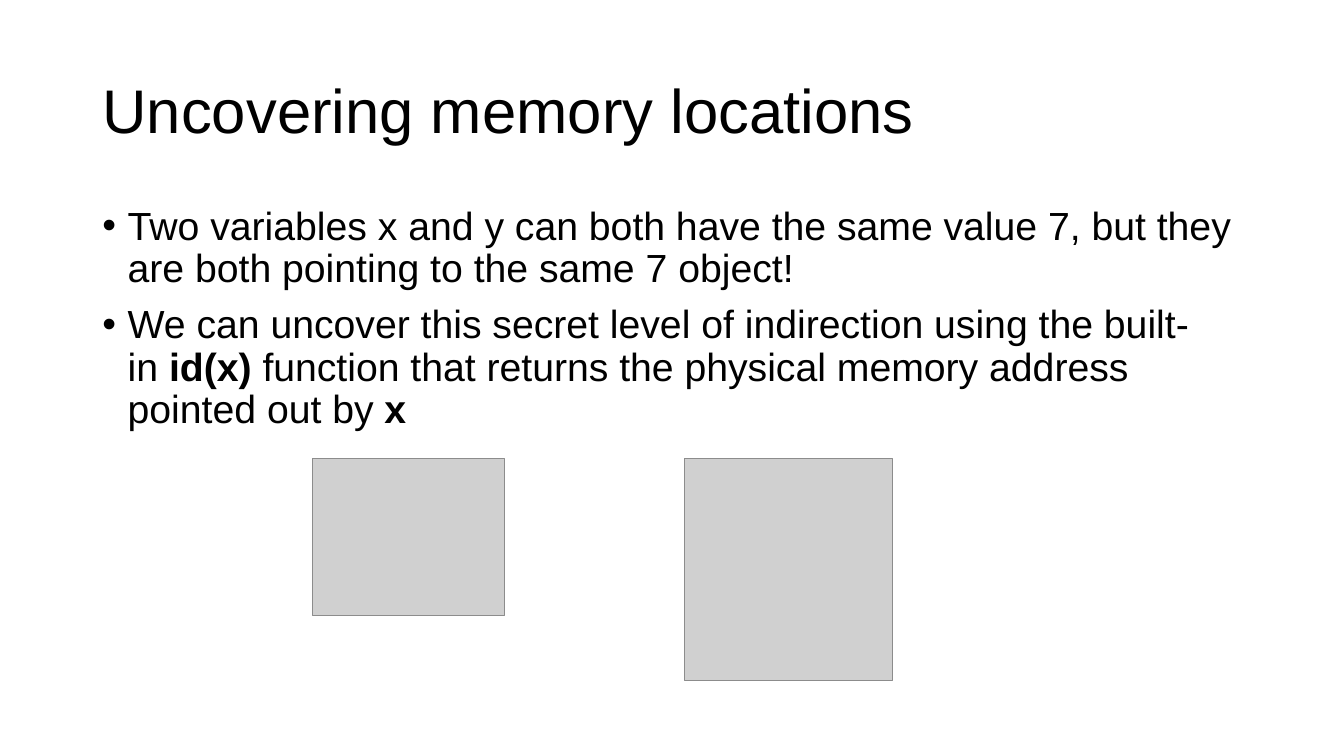
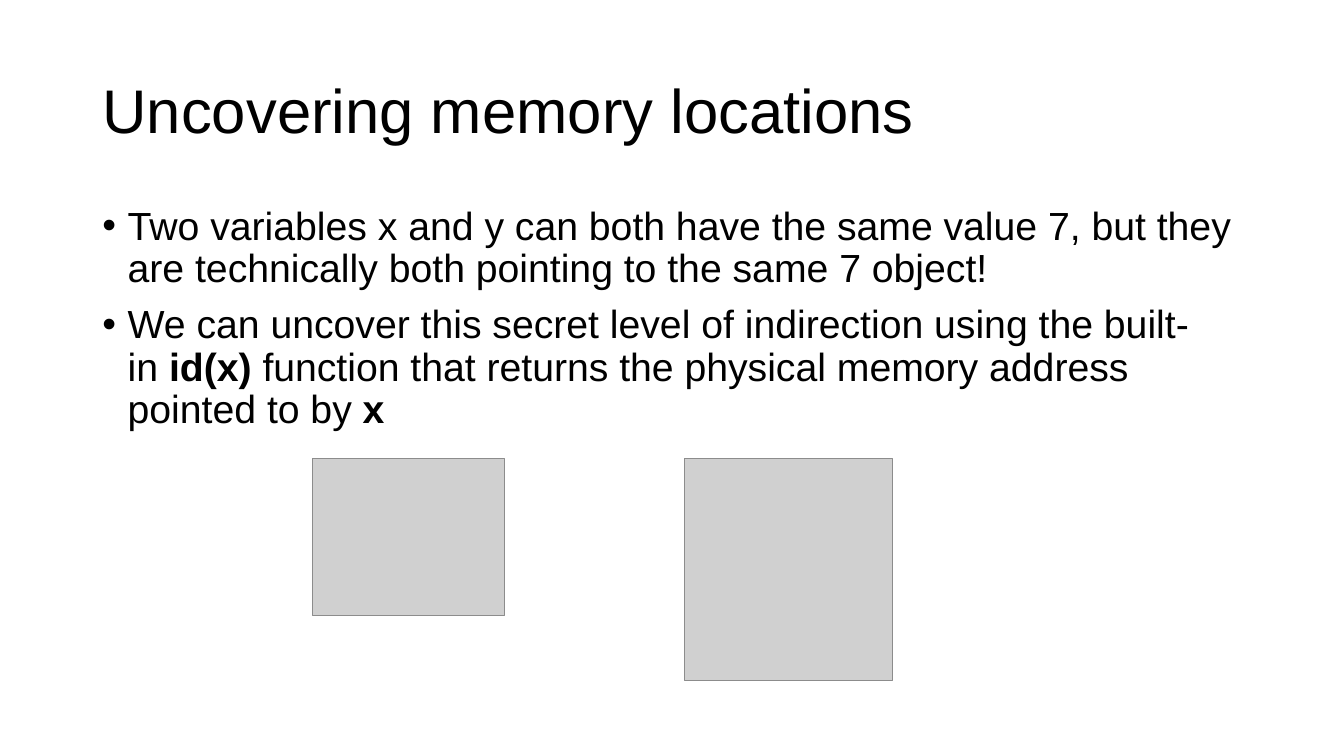
Before and after one commit to parrt/msds501, a slide deck: slide 3 of slides/aliasing.pptx. Drawn at 1344x756 pixels with LibreOffice and Linux fonts; fonts in the diff are those of the drawing; grey boxes stand for pictures; background and template pictures are left out. Boxes give left, top, right and bottom in pixels: in the first picture for what was removed or moved away, otherwise in the second. Text is boxed around its words. In the diff, an @@ line names an element or a change of style, - is before the commit and + after.

```diff
--- a/slides/aliasing.pptx
+++ b/slides/aliasing.pptx
@@ text at [128, 211, 1231, 431]: text changed @@
-• Two variables x and y can both have the same value 7, but they are both pointing to the same 7 object!
-• We can uncover this secret level of indirection using the built-in id(x) function that returns the physical memory address pointed out by x
+• Two variables x and y can both have the same value 7, but they are technically both pointing to the same 7 object!
+• We can uncover this secret level of indirection using the built-in id(x) function that returns the physical memory address pointed to by x
```
Also in this commit, not shown: 4 other slides changed, 1 slide added, 3 other files.
